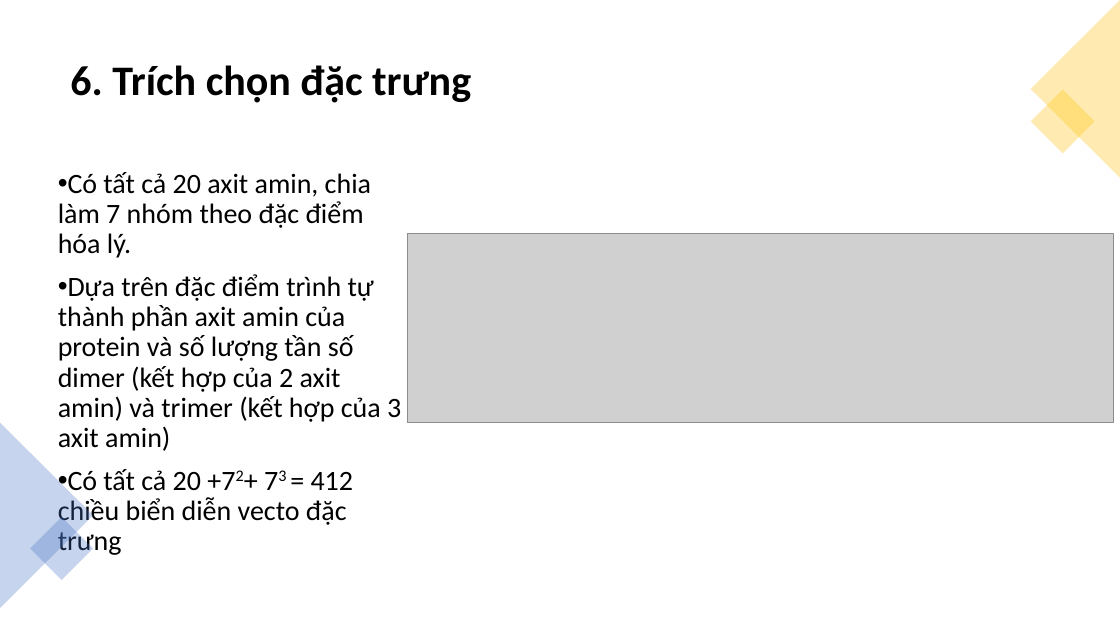
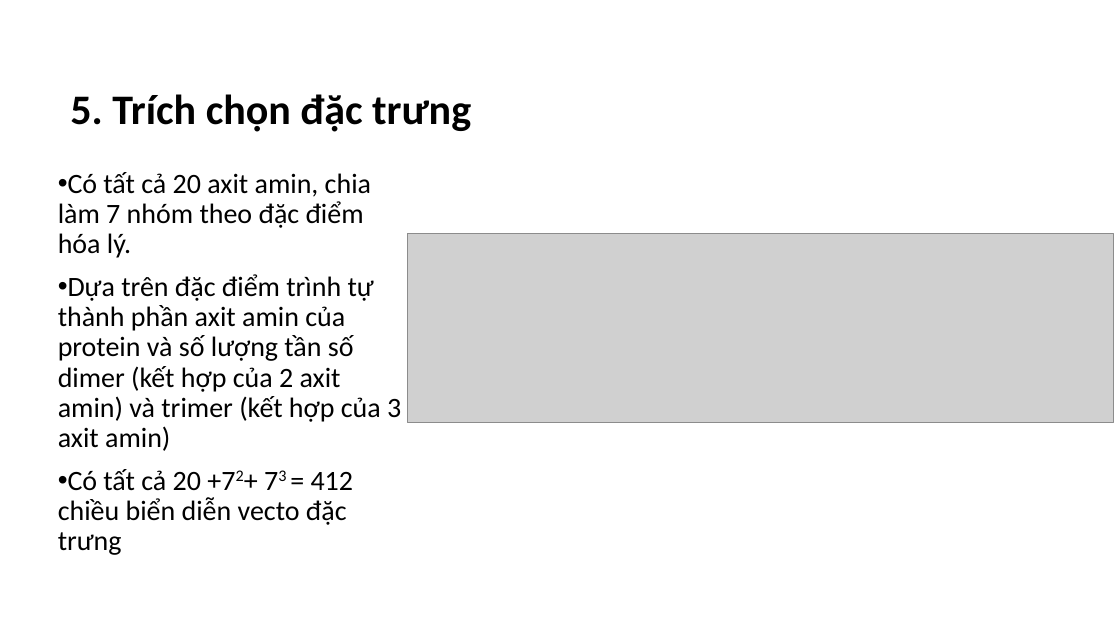
Before and after one commit to dungnguyenhuu/Bioinformatics, a slide deck: slide 7 of Documents/TSH_Slide.pptx (slide 9 before the commit). Drawn at 1120x630 pixels with LibreOffice and Linux fonts; fonts in the diff are those of the drawing; grey boxes stand for pictures; background and template pictures are left out. Boxes give left, top, right and bottom in pixels: in the first picture for what was removed or moved away, otherwise in the second. Text is boxed around its words. In the diff, an @@ line names an element or a change of style, - is before the commit and + after.

Commit message:
edit slide

```diff
--- a/Documents/TSH_Slide.pptx
+++ b/Documents/TSH_Slide.pptx
@@ triangle removed at <box>1031,0,1120,178</box> @@
@@ rectangle removed at <box>1031,89,1095,153</box> @@
@@ title at <box>70,94,471,132</box>: text changed @@
-6. Trích chọn đặc trưng
+5. Trích chọn đặc trưng
@@ triangle removed at <box>0,423,93,608</box> @@
@@ rectangle removed at <box>30,517,93,580</box> @@
```
Also in this commit, not shown: 6 other slides changed, 4 other files.
